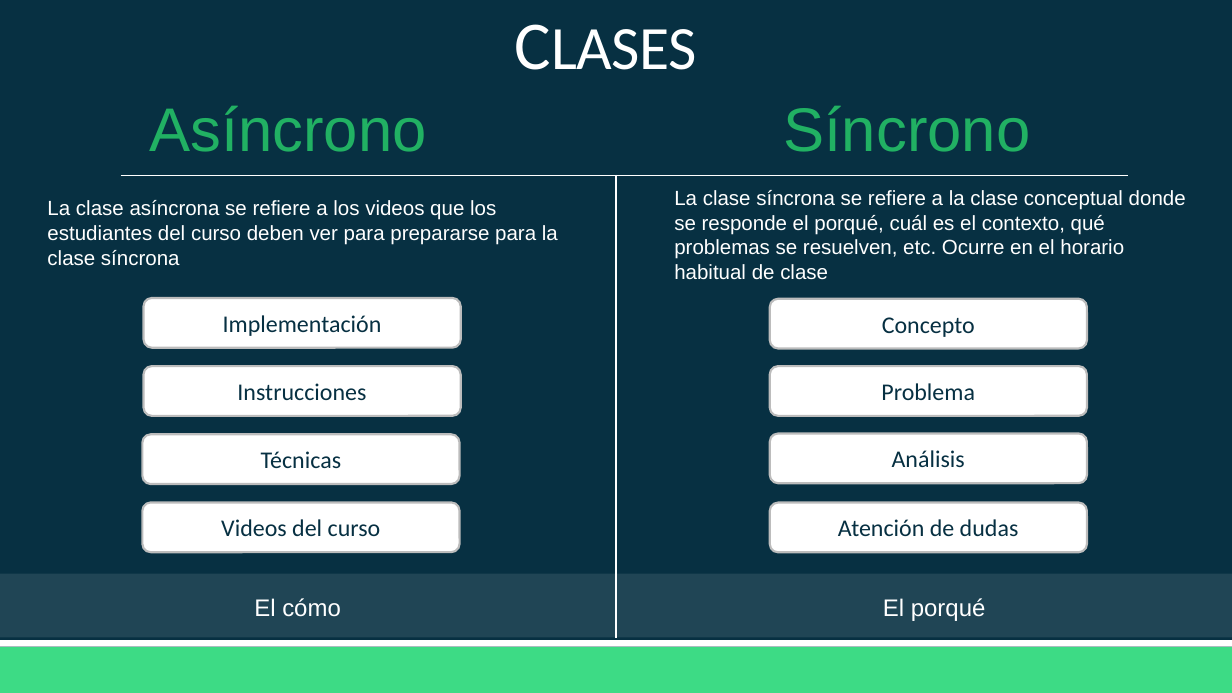
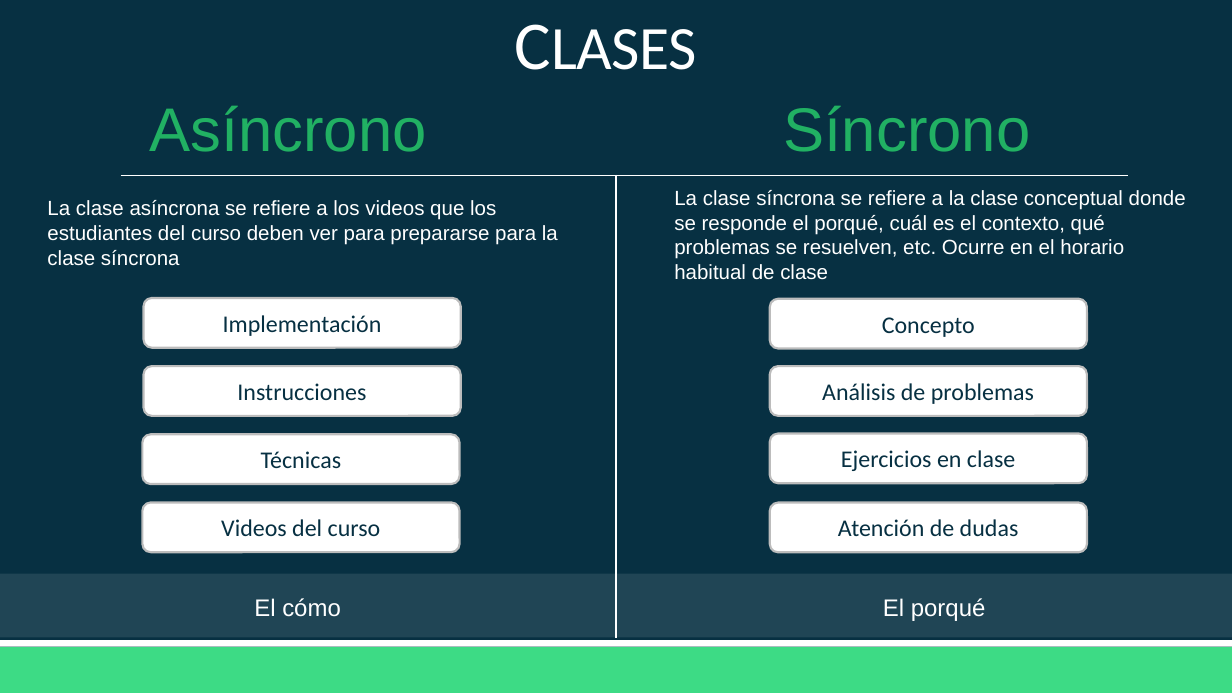
Before and after one commit to Domiciano/EcoApps211, a slide deck: slide 10 of Semana 1/Semana 1A - Intro Android.pptx. Drawn at 1232x693 pixels with LibreOffice and Linux fonts; fonts in the diff are those of the drawing. Boxes give left, top, right and bottom in pixels: in the first picture for what was removed or moved away, otherwise in the second. Text is boxed around its words. In the diff, an @@ line names an element or a change of style, - is before the commit and + after.

```diff
--- a/Semana 1/Semana 1A - Intro Android.pptx
+++ b/Semana 1/Semana 1A - Intro Android.pptx
@@ text in rounded rectangle at [822, 383, 1034, 404]: text changed @@
-Problema
+Análisis de problemas
@@ text in rounded rectangle at [841, 450, 1015, 471]: text changed @@
-Análisis
+Ejercicios en clase
```
Also in this commit, not shown: 1 other file.
